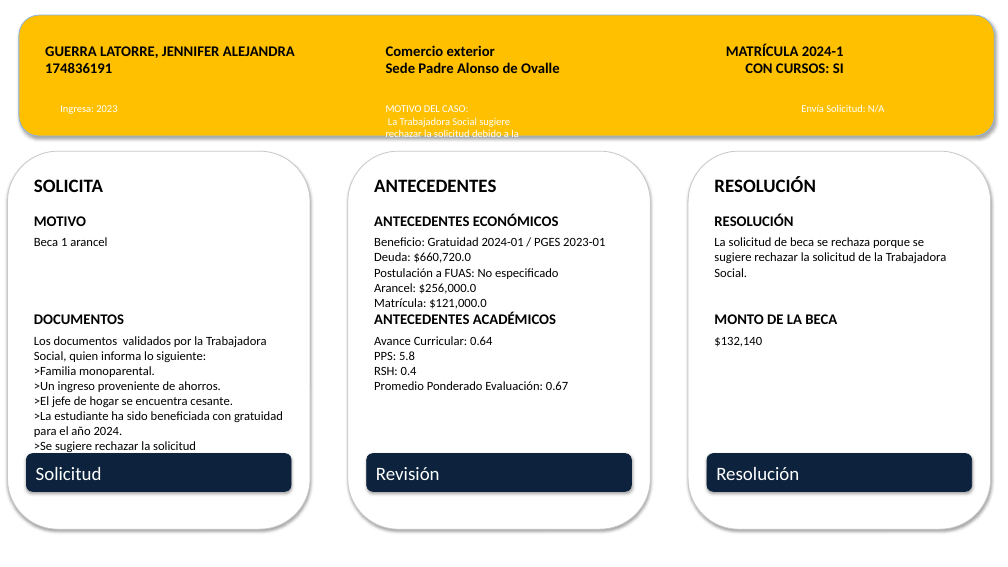
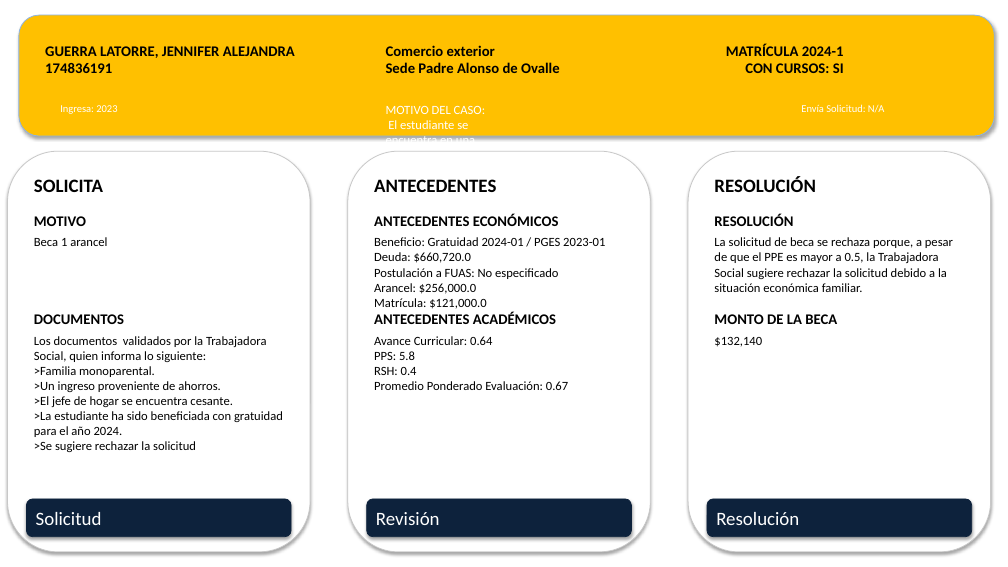
Before and after one commit to davidtroncosop/revdoc_ppt, a slide deck: slide 17 of propuestas_resolucion.pptx. Drawn at 1008x567 pixels with LibreOffice and Linux fonts; fonts in the diff are those of the drawing. Boxes give left, top, right and bottom in pixels: in the first picture for what was removed or moved away, otherwise in the second. Text is boxed around its words. In the diff, an @@ line names an element or a change of style, - is before the commit and + after.

```diff
--- a/propuestas_resolucion.pptx
+++ b/propuestas_resolucion.pptx
@@ text at [386, 106, 492, 239]: text changed; size 10 to 12 pt @@
-MOTIVO DEL CASO:
-La Trabajadora Social sugiere rechazar la solicitud debido a la situación económica familiar.
+MOTIVO DEL CASO:
+El estudiante se encuentra en una situación económica desafiante, pero se sugiere rechazar la solicitud por recomendación de la Trabajadora Social.
@@ rounded rectangle: place and size @@
-rounded rectangle at [8, 151, 310, 529]
+rounded rectangle at [8, 151, 310, 552]
@@ rounded rectangle: place and size @@
-rounded rectangle at [348, 151, 650, 529]
+rounded rectangle at [348, 151, 650, 552]
@@ rounded rectangle: place and size @@
-rounded rectangle at [688, 151, 991, 529]
+rounded rectangle at [688, 151, 991, 552]
@@ text at [714, 237, 953, 292]: text changed @@
-La solicitud de beca se rechaza porque se sugiere rechazar la solicitud de la Trabajadora Social.
+La solicitud de beca se rechaza porque, a pesar de que el PPE es mayor a 0.5, la Trabajadora Social sugiere rechazar la solicitud debido a la situación económica familiar.
@@ 3 rounded rectangles: place and size @@
-3 rounded rectangles at [26, 454, 972, 492]
+3 rounded rectangles at [26, 499, 972, 537]
```
Also in this commit, not shown: 28 other slides changed, 2 other files.
